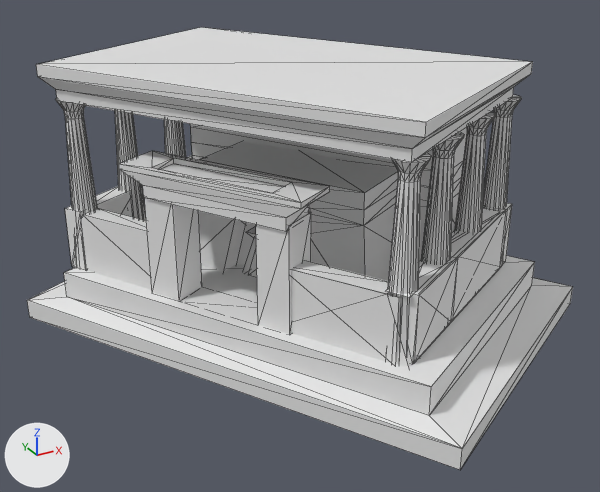
The COLLADA model art/meshes/structural/egyptian_palace1.dae, before and after one commit.
Camera for both pictures: a camera (50 mm lens) standing at (-24.7, -44.2, 26.5) and looking at (-0.7, -0.7, 4.7). The axes (+X, +Y, +Z) are drawn at lower left. The lights are the same throughout. Mesh edges are drawn as thin lines. Vertices at the same position are counted once.

Script lines for the objects in view, before the commit:
```python
me_plane_003 = bpy.data.meshes.new('Plane.003')
me_plane_003.from_pydata(...)  # 742 vertices, 1372 faces; spans x -1.0..1.0, y -1.0..1.0, z 0.0..1.61
ob_plane = bpy.data.objects.new('Plane', me_plane_003)
ob_plane.location = (0.0, 0.0, -0.53)
ob_plane.rotation_euler = (0.0, 0.0, 2.094)  # degrees (0, 0, 120)
ob_plane.scale = (15.4, 10.5, 10.5)
```
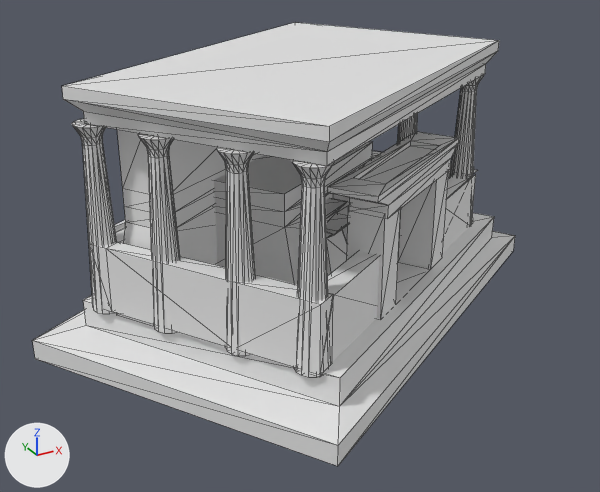
Patch to the scene script:
```diff
--- a/art/meshes/structural/egyptian_palace1.dae.py
+++ b/art/meshes/structural/egyptian_palace1.dae.py
@@ me_plane_003 @@
 # used by ob_plane; location = (0.0, 0.0, -0.53); rotation_euler = (0.0, 0.0, 2.094), in degrees (0, 0, 120); scale = (15.4, 10.5, 10.5)
-me_plane_003.from_pydata(...)  # 742 vertices, 1372 faces; spans x -1.0..1.0, y -1.0..1.0, z 0.0..1.61
+me_plane_003.from_pydata(...)  # 746 vertices, 1372 faces; spans x -1.15..1.27, y -1.47..1.78, z 0.0..1.61
+# me_plane_003 part 1: the loose piece of 62 vertices spanning x 0.74..0.87, y -0.3..-0.1, z 0.31..1.4 is multiplied about its middle by the matrix ((-0.851, 0.359, 0.0), (-0.77, -0.851, 0.0), (0.0, 0.0, 1.0)), then moved by (0.09, 0.28, 0.0)
+# me_plane_003 part 2: the loose piece of 62 vertices spanning x 0.74..0.87, y 0.6..0.8, z 0.31..1.4 is multiplied about its middle by the matrix ((-0.851, 0.359, 0.0), (-0.77, -0.851, 0.0), (0.0, 0.0, 1.0)), then moved by (-0.4, 0.53, 0.0)
+# me_plane_003 part 3: the loose piece of 62 vertices spanning x -0.74..-0.61, y 0.6..0.8, z 0.31..1.4 is multiplied about its middle by the matrix ((-0.851, 0.359, 0.0), (-0.77, -0.851, 0.0), (0.0, 0.0, 1.0)), then moved by (1.24, 0.15, 0.0)
+# me_plane_003 part 4: the loose piece of 62 vertices spanning x -0.74..-0.61, y -0.74..-0.55, z 0.31..1.4 is multiplied about its middle by the matrix ((-0.851, 0.359, 0.0), (-0.77, -0.851, 0.0), (0.0, 0.0, 1.0)), then moved by (0.16, -0.05, 0.0)
+# me_plane_003 part 5: the loose piece of 62 vertices spanning x -0.74..-0.61, y 0.18..0.38, z 0.31..1.4 is multiplied about its middle by the matrix ((-0.851, 0.359, 0.0), (-0.77, -0.851, 0.0), (0.0, 0.0, 1.0)), then moved by (-0.18, -0.19, 0.0)
+# me_plane_003 part 6: the loose piece of 62 vertices spanning x 0.74..0.87, y -0.74..-0.55, z 0.31..1.4 is multiplied about its middle by the matrix ((-0.851, 0.359, 0.0), (-0.77, -0.851, 0.0), (0.0, 0.0, 1.0)), then moved by (-1.17, -0.41, 0.0)
+# me_plane_003 part 7: the loose piece of 34 vertices spanning x -0.43..0.49, y -0.56..0.37, z 0.26..0.98 is multiplied about its middle by the matrix ((-0.851, 0.359, 0.0), (-0.77, -0.851, 0.0), (0.0, 0.0, 1.0)), then moved by (-0.03, 0.3, 0.0)
+# me_plane_003 part 8: the loose piece of 20 vertices spanning x -0.75..0.62, y -0.71..0.75, z 0.33..0.73 is rebuilt with 20 vertices and now spans x -0.91..0.3, y -1.17..1.12, z 0.33..0.72
+# me_plane_003 part 9: the loose piece of 20 vertices spanning x -0.51..0.86, y -0.67..0.79, z 0.33..0.72 is rebuilt with 20 vertices and now spans x -0.86..0.97, y 0.02..1.33, z 0.33..0.73
+# me_plane_003 part 10: the loose piece of 16 vertices spanning x -1.0..1.0, y -1.0..1.0, z 0.0..0.33 is rebuilt with 16 vertices and now spans x -1.15..1.27, y -1.47..1.78, z 0.0..0.33
+# me_plane_003 part 11: the loose piece of 16 vertices spanning x -0.15..0.26, y -0.48..0.23, z 0.28..0.82 is rebuilt with 16 vertices and now spans x -0.14..0.24, y -0.24..0.32, z 0.3..0.7
+# me_plane_003 part 12: the loose piece of 16 vertices spanning x -0.76..0.88, y -0.71..0.84, z 1.4..1.61 is rebuilt with 16 vertices and now spans x -0.94..1.01, y -1.24..1.34, z 1.4..1.61
+# me_plane_003 part 13: 6 loose pieces with 66 vertices, spanning x -0.74..0.86, y -0.55..0.83, z 0.32..1.11, are deleted
+# me_plane_003 part 14: 1 vertex moved within x 0.75, y 0.34, z 1.4; 180 vertices removed from x -0.75..0.87, y -0.6..0.74, z 0.3..1.6; 250 vertices added at x -0.85..0.97, y -1.17..1.25, z 0.28..1.6
@@ ob_plane @@
 ob_plane.location = (0.0, 0.0, -0.53)
-ob_plane.rotation_euler = (0.0, 0.0, 2.094)  # degrees (0, 0, 120)
 ob_plane.scale = (15.4, 10.5, 10.5)
```

Changed parts and their boxes (x1, y1, x2, y2) in the pictures (600 x 492 px; the box of a moved part takes in the faces that stretch with it):
'Plane', reshaped, turned: before (27, 27, 573, 470); after (32, 22, 515, 466)
part 1 of me_plane_003, moved or reshaped: before (164, 119, 186, 157); after (450, 74, 485, 178)
part 2 of me_plane_003, moved or reshaped (not visible afterwards): before (56, 98, 97, 270)
part 3 of me_plane_003, moved or reshaped (not visible afterwards): before (388, 153, 432, 365)
part 4 of me_plane_003, moved or reshaped: before (483, 95, 522, 208); after (216, 147, 256, 355)
part 5 of me_plane_003, moved or reshaped: before (422, 132, 464, 262); after (72, 119, 116, 314)
part 6 of me_plane_003, moved or reshaped (not visible before): after (293, 160, 335, 377)
part 7 of me_plane_003, moved or reshaped: before (198, 141, 398, 281); after (214, 142, 373, 285)
part 8 of me_plane_003, rebuilt: before (409, 203, 512, 364); after (90, 227, 333, 375)
part 9 of me_plane_003, rebuilt: before (65, 156, 192, 270); after (115, 151, 474, 232)
part 10 of me_plane_003, rebuilt: before (27, 256, 573, 470); after (32, 213, 515, 466)
part 11 of me_plane_003, rebuilt: before (237, 208, 310, 266); after (325, 198, 347, 243)
part 12 of me_plane_003, rebuilt (12% narrower): before (36, 27, 533, 163); after (62, 22, 499, 166)
part 13 of me_plane_003, deleted: before (73, 151, 458, 367)
part 14 of me_plane_003, moved or reshaped: before (115, 111, 507, 363); after (117, 113, 477, 377)
